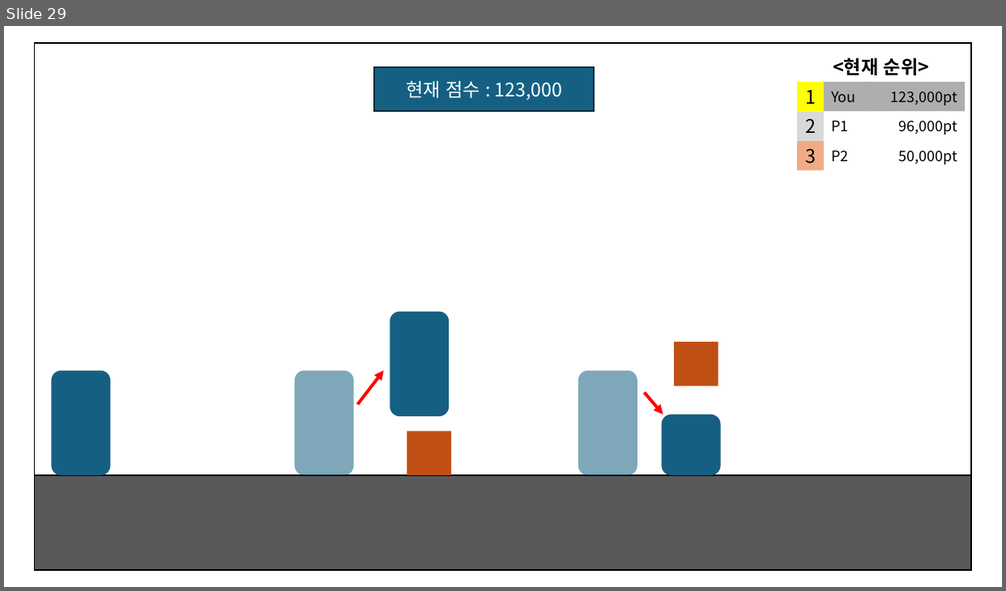
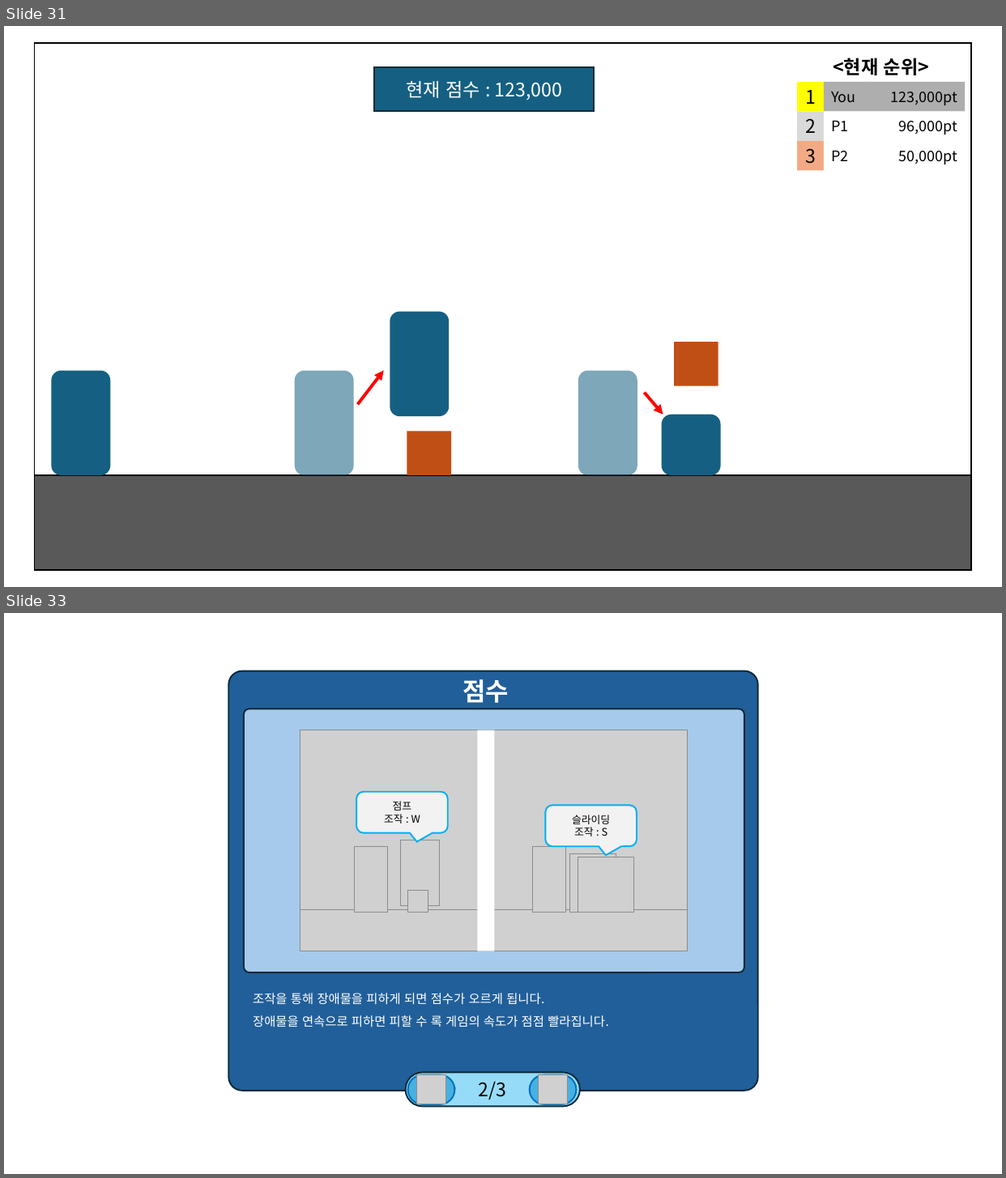
Before and after one commit to weariness00/Mandle_10Minute_Game, a slide deck: document/UI.pptx. Shown one above the other, each under a label of ours: slide 29 before the commit, slides 31 and 33 after it; the slides between them are not shown. The pictures are 1006x591 and 1006x1178 pixels, drawn with LibreOffice and Linux fonts; fonts in the diff are those of the drawing; grey boxes stand for pictures. Boxes give left, top, right and bottom in pixels: in the first picture for what was removed or moved away, otherwise in the second. Text is boxed around its words. In the diff, an @@ line names an element or a change of style, - is before the commit and + after.

```diff
--- a/document/UI.pptx
+++ b/document/UI.pptx
@@ slide 33 added at (x1=4, y1=613, x2=1002, y2=1174), background #FFFFFF @@
@@ group added at (x1=228, y1=671, x2=758, y2=1106): 10 pictures, 5 rounded rectangles, 2 rounded speech boxes, 2 texts, 1 rectangle @@
+점프
+조작 : W
+슬라이딩
+조작 : S
+2/3
+점수
+조작을 통해 장애물을 피하게 되면 점수가 오르게 됩니다.
+장애물을 연속으로 피하면 피할 수 록 게임의 속도가 점점 빨라집니다.
@@ what was slide 29 is now slide 31 @@
```
Also in this commit, not shown: 4 other slides added, 2 other files.
